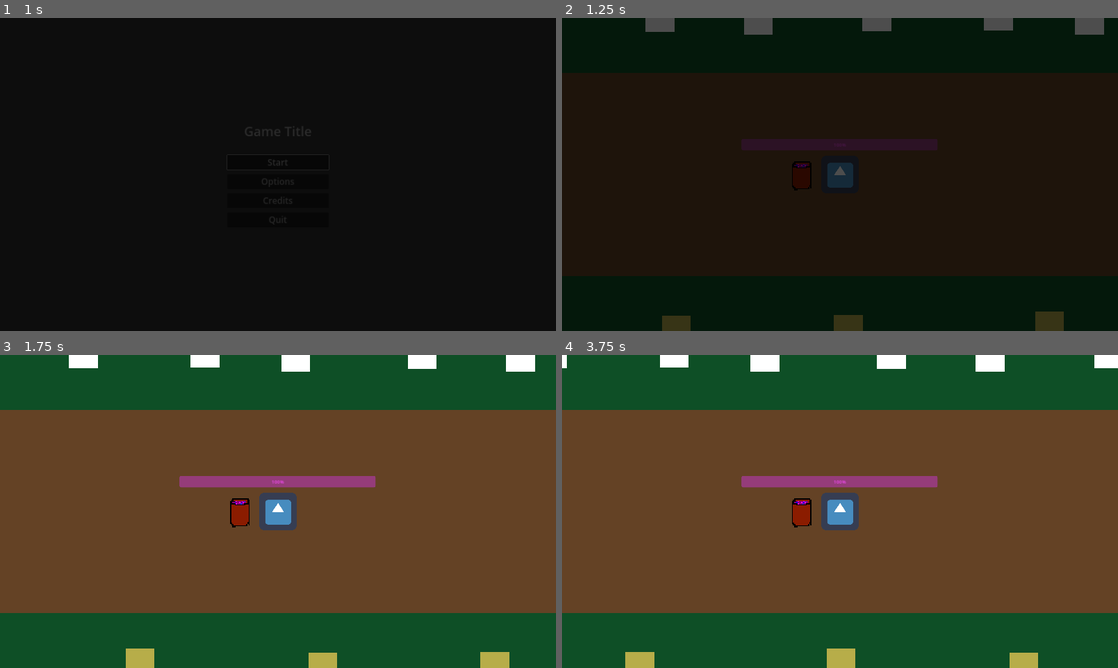
Above: before the commit, frames 1-4 (two rows, left to right).
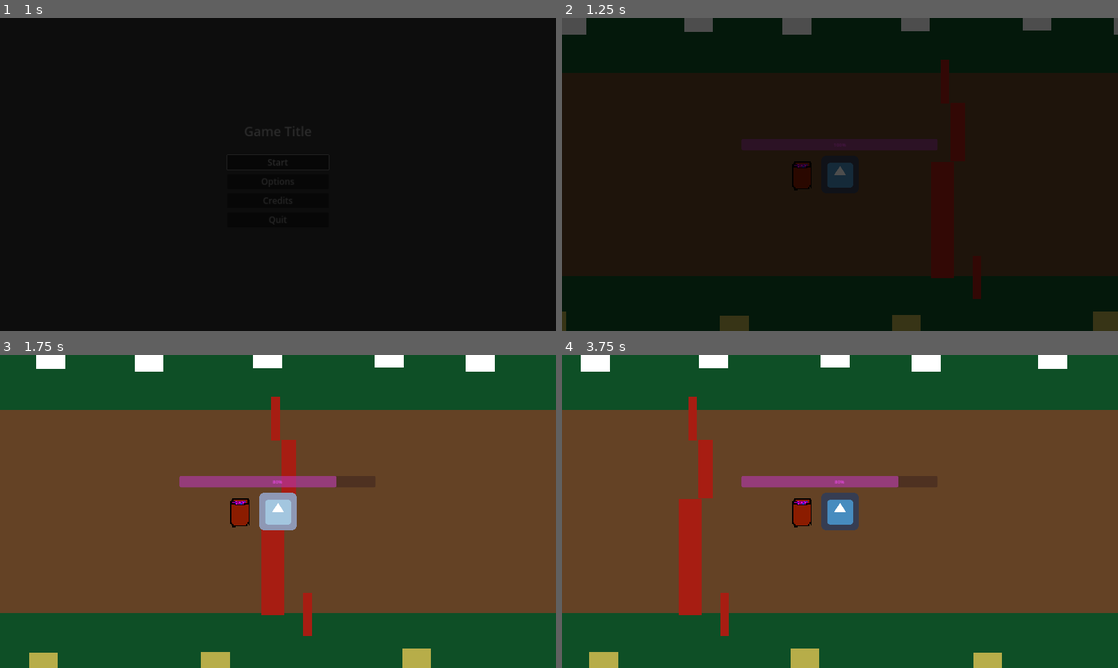
Above: after the commit, the same moments.

Repository: hsandt/ld53
Game: Godot game, scene res://scenes/main_menu_scene.tscn
The game is run twice, just before and just after one commit, with the same random seed, the same clock (stepped at 60 frames per second) and the same inputs. The engine's default icon, where the game draws it, is replaced by a stand-in: a white triangle on a blue panel in a dark square.
Inputs (mouse positions are in pixels of both pictures, inside the frame that each line leads up to):
- Up to frame 1 (1 s): click "Start" at 0.5 s
- Up to frame 2 (1.25 s): no input
- Up to frame 3 (1.75 s): tap Enter (ui_accept) at 1.25, 1.52 s; move the mouse to (400, 495) at 1.27 s; hold Right (ui_right) from 1.28 s (still down); click (400, 495) at 1.42 s
- Up to frame 4 (3.75 s): release Right (ui_right) at 2 s; drag from (728, 527) to (812, 574) at 2.02 s; move the mouse to (895, 442) at 2.77 s; hold Right (ui_right) 2.78-3.5 s; drag from (812, 574) to (673, 464) at 3.52 s

Frame 1 is identical in both runs. In frame 2, 4.3% of the frame differs, in the area x 0-100%, y 0-100%; in frame 3, 7.2%, in the area x 5-97%, y 0-100%; in frame 4, 6.9%.

Commit message:
[Buff] Switch to Buff as resource, defined on each cargo powder

Diff:
--- /dev/null
+++ b/data/buffs/buff_speed_up.tres
@@ -0,0 +1,12 @@
+[gd_resource type="Resource" script_class="Buff" load_steps=2 format=3 uid="uid://jspb7btxv152"]
+
+[ext_resource type="Script" path="res://scripts/buffs/buff.gd" id="1_ja2v6"]
+
+[resource]
+script = ExtResource("1_ja2v6")
+attribute = "speed"
+effect = "multiplier"
+value = 2.0
+probability = 0.5
+duration = 5.0
+chain = []
--- a/scenes/first_scene.tscn
+++ b/scenes/first_scene.tscn
@@ -97,8 +97,6 @@
 metadata/_edit_lock_ = true
 
 [node name="Obstacles" type="Node2D" parent="Map"]
-process_mode = 4
-visible = false
 
 [node name="obstacle_big" parent="Map/Obstacles" instance=ExtResource("3_ykc5j")]
 position = Vector2(520, 158)
--- a/scripts/buffs/Buffs.gd
+++ b/scripts/buffs/Buffs.gd
@@ -1,33 +1,12 @@
 extends Node
 
-
-class Buff:
-	var attribute: String
-	var effect: String
-	var value: float
-	var probability: float #chance of being triggered
-	var duration: float #in seconds
-	var chain: Array #index of other buffs this object deals with.
 
 #currently active
 var buff_stack = []
 
-#the list to get buffs from
-var buff_buffer = []
-#(buff buff buff buffer buff)
+func _ready ():
+	pass
 
-func _ready ():
-	var speedup = Buff.new()
-	speedup.attribute="speed"
-	speedup.effect="multiplier"
-	speedup.value=2
-	speedup.probability=0.5 #50% chance of occuring
-	speedup.duration=5.0 #5 seconds long
-
-	#TODO read in the buff list from the spreadsheet (csv file most likely)  at this point
-
-	buff_buffer.append(speedup)
-	buff_stack.append(speedup)
 
 func get_attribute(name,baseline):
 	for buff in buff_stack:
@@ -41,15 +20,15 @@
 
 
 #returns true if the buff passed its probability test and was added.
-func add_if_roll(buff):
+func add_if_roll(buff: Buff):
 	if randf()<buff.probability:
 		buff_stack.append(buff)
 		#TODO handle chain effects here
 		return true
 	return false
 
-func add_from_index(index):
-	add_if_roll(buff_buffer[index])
+func add(buff: Buff):
+	add_if_roll(buff)
 
 func _process(delta):
 	for i in len(buff_stack):
--- /dev/null
+++ b/scripts/buffs/buff.gd
@@ -0,0 +1,12 @@
+class_name Buff
+extends Resource
+
+@export var attribute: String
+@export var effect: String
+@export var value: float
+## chance of being triggered
+@export_range(0.0, 1.0) var probability: float
+## in seconds
+@export var duration: float
+## index of other buffs this object deals with
+@export var chain: Array
--- a/scripts/cargo.gd
+++ b/scripts/cargo.gd
@@ -4,4 +4,8 @@
 
 func hurt(_damage):
 	for child in get_children():
-		buffs.add_from_index(child.buff_index)
+		if child.buff == null:
+			push_error("[cargo] hurt: child '%s' has no buff defined", child.get_path())
+			continue
+
+		buffs.add(child.buff)
--- a/scripts/powder/powder.gd
+++ b/scripts/powder/powder.gd
@@ -5,7 +5,7 @@
 
 @export var quality = 1
 
-@export var buff_index = 0
+@export var buff: Buff
 
 # Perhaps as it gets damaged, more powder falls out so effect less likely?
 var quantity = 100
